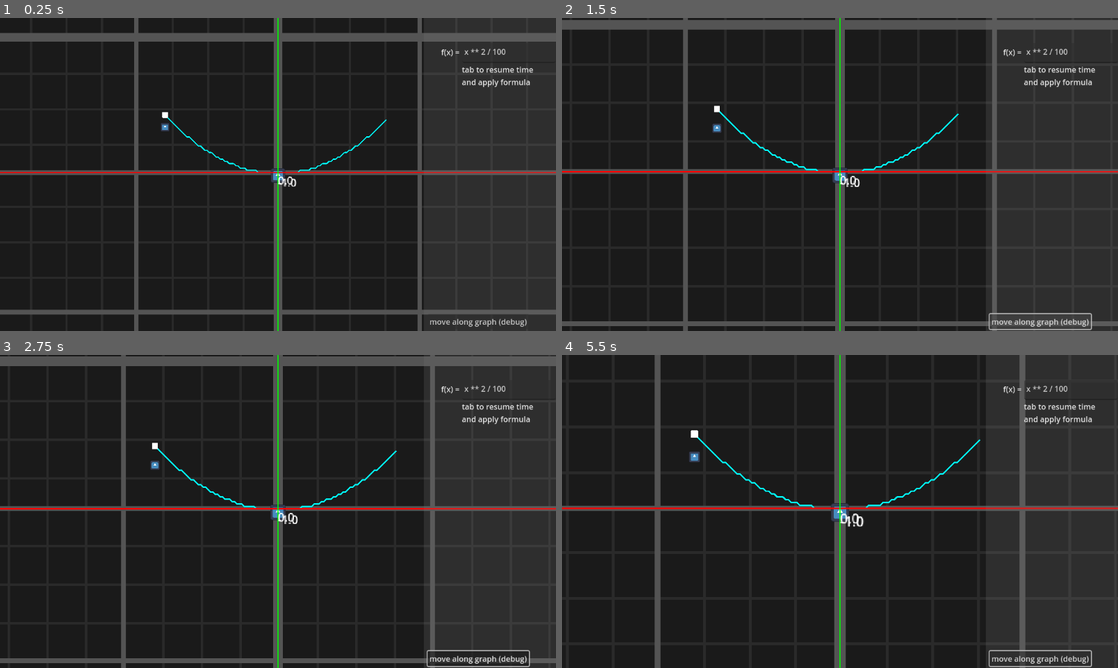
Above: before the commit, frames 1-4 (two rows, left to right).
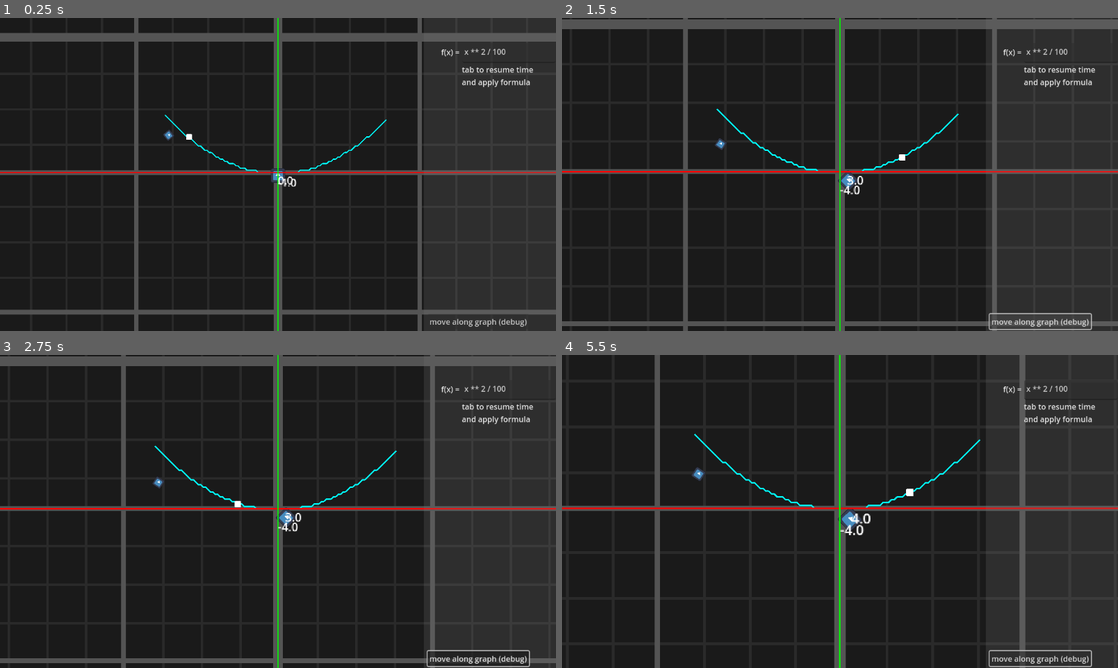
Above: after the commit, the same moments.

Repository: boiiiiiiiii12355/graph-combat
Game: Godot game, scene res://Scenes/game.tscn
Same seed, same stepped clock (60 frames per second), same inputs: the game is played once before the commit and once after it. The engine's default icon, where the game draws it, is replaced by a stand-in: a white triangle on a blue panel in a dark square.
Inputs (mouse positions are in pixels of both pictures, inside the frame that each line leads up to):
- Up to frame 1 (0.25 s): no input
- Up to frame 2 (1.5 s): click "move along graph (debug)" at 0.5 s; click "move along graph (debug)" at 1.25 s
- Up to frame 3 (2.75 s): click "move along graph (debug)" at 2 s
- Up to frame 4 (5.5 s): tap Enter at 2.75 s; move the mouse to (962, 495) at 2.77 s; tap Mouse wheel down (zoom in) at 2.85, 4.35 s; move the mouse to (728, 527) at 3.52 s; tap Mouse wheel up (zoom out) at 3.6, 5.1 s; move the mouse to (895, 442) at 4.27 s; move the mouse to (812, 574) at 5.02 s

The runs differ from the first frame. In frame 1, 0.1% of the frame differs, in the area x 29-35%, y 30-40%; in frame 2, 0.8%; in frame 3, 0.4%; in frame 4, 0.9%, in the area x 17-64%, y 0-100%.

Commit message:
Update path_calc.tscn and player.gd

Diff:
--- a/Scenes/path_calc.tscn
+++ b/Scenes/path_calc.tscn
@@ -19,7 +19,6 @@
 
 [node name="follow_this" type="PathFollow2D" parent="."]
 rotates = false
-loop = false
 
 [node name="DampedSpringJoint2D" type="DampedSpringJoint2D" parent="follow_this"]
 node_a = NodePath("../StaticBody2D")
--- a/scripts/player.gd
+++ b/scripts/player.gd
@@ -26,8 +26,9 @@
 func _physics_process(delta: float) -> void:
 	ruler()
 	graphing()
+	path_follow.progress += 1
 	if move_on_graph and paused == false:
-		path_follow.progress += 1
+
 		rope_ride()
 	else:
 		linear_velocity = Vector2.ZERO
